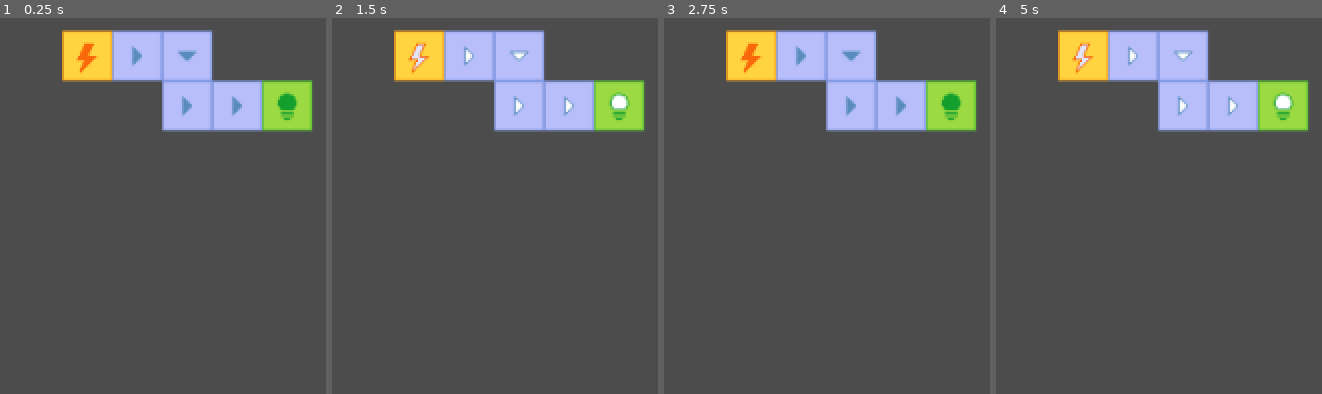
Above: before the commit, frames 1-4 (left to right).
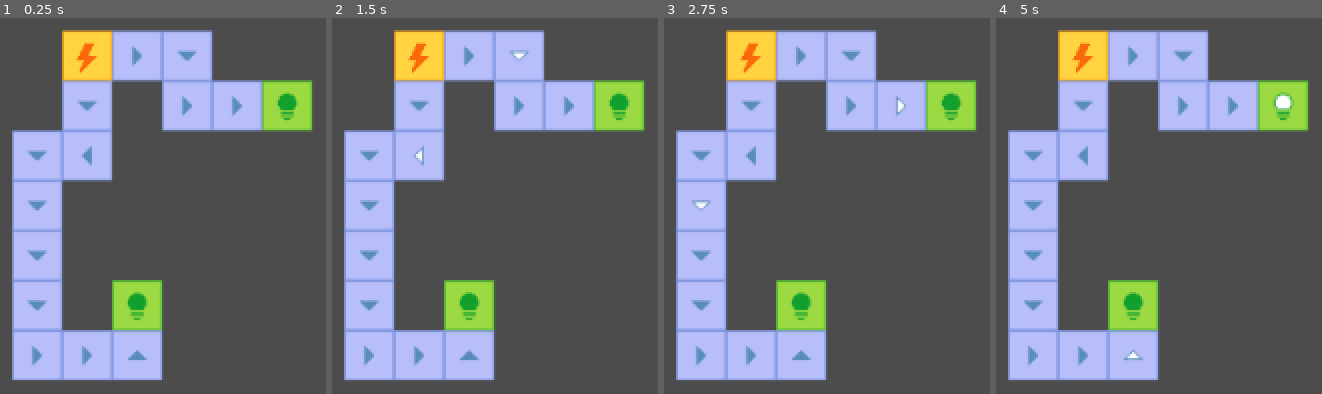
Above: after the commit, the same moments.

Repository: AdamsMcCall/TheCircuit
Game: Godot game, scene res://WorldTest.tscn
Two runs of this game, one before a commit and one after it. Both use one fixed random seed, a clock stepped at 60 frames per second and the inputs below.
Inputs:
- Up to frame 1 (0.25 s): no input
- Up to frame 2 (1.5 s): tap Enter at 0.5 s; tap Space at 1.25 s
- Up to frame 3 (2.75 s): tap Enter at 2 s
- Up to frame 4 (5 s): tap Space at 2.75, 4.25 s; tap Enter at 3.5 s

The runs differ from the first frame. In frame 1, 20% of the frame differs, in the area x 3-50%, y 16-97%; in frame 2, 21%, in the area x 3-91%, y 6-97%; in frame 3, 21%; in frame 4, 21%.

Commit message:
Added current flow system

Diff:
--- a/Circuit.gd
+++ b/Circuit.gd
@@ -11,6 +11,7 @@
 # x = i % width
 # y = i / height
 var map = []
+var current_map = []
 export var width = 16
 export var height = 9
 
@@ -22,6 +23,16 @@
 	_add_block_at(BlockEnum.TYPE.flowRight, 3, 2)
 	_add_block_at(BlockEnum.TYPE.flowRight, 4, 2)
 	_add_block_at(BlockEnum.TYPE.output, 5, 2)
+	_add_block_at(BlockEnum.TYPE.flowDown, 1, 2)
+	_add_block_at(BlockEnum.TYPE.flowLeft, 1, 3)
+	_add_block_at(BlockEnum.TYPE.flowDown, 0, 3)
+	_add_block_at(BlockEnum.TYPE.flowDown, 0, 4)
+	_add_block_at(BlockEnum.TYPE.flowDown, 0, 5)
+	_add_block_at(BlockEnum.TYPE.flowDown, 0, 6)
+	_add_block_at(BlockEnum.TYPE.flowRight, 0, 7)
+	_add_block_at(BlockEnum.TYPE.flowRight, 1, 7)
+	_add_block_at(BlockEnum.TYPE.flowUp, 2, 7)
+	_add_block_at(BlockEnum.TYPE.output, 2, 6)
 
 # Called every frame. 'delta' is the elapsed time since the previous frame.
 #func _process(delta):
@@ -39,3 +50,45 @@
 
 func _on_Timer_timeout():
 	emit_signal("tick")
+	current_map = []
+	for i in map.size():
+		current_map.append(0)
+	for j in current_map.size():
+		if map[j] != null:
+			if map[j].current_flowing:
+				_update_current_flow(j)
+	for k in current_map.size():
+		if map[k] != null:
+			if current_map[k] == 1:
+				map[k].current_flowing = true
+			else:
+				map[k].current_flowing = false
+
+
+func _update_current_flow(pos):
+	var x = pos % width
+	var y = pos / width
+	match map[pos].block_type:
+		BlockEnum.TYPE.generator:
+			if (x > 0):
+				current_map[(x - 1) + y * width] = 1
+			if (x < width - 1):
+				current_map[(x + 1) + y * width] = 1
+			if (y > 0):
+				current_map[x + (y - 1) * width] = 1
+			if (y < height - 1):
+				current_map[x + (y + 1) * width] = 1
+		BlockEnum.TYPE.flowLeft:
+			if (x > 0):
+				current_map[(x - 1) + y * width] = 1
+		BlockEnum.TYPE.flowUp:
+			if (y > 0):
+				current_map[x + (y - 1) * width] = 1
+		BlockEnum.TYPE.flowRight:
+			if (x < width - 1):
+				current_map[(x + 1) + y * width] = 1
+		BlockEnum.TYPE.flowDown:
+			if (y < height - 1):
+				current_map[x + (y + 1) * width] = 1
+		BlockEnum.TYPE.output:
+			current_map[pos] = 1
--- a/entities/Block.gd
+++ b/entities/Block.gd
@@ -13,6 +13,7 @@
 	match block_type:
 		BlockEnum.TYPE.generator:
 			sprite.texture = preload("res://assets/images/block_generator.png")
+			current_flowing = true
 		BlockEnum.TYPE.flowLeft:
 			sprite.texture = preload("res://assets/images/block_flow_left.png")
 		BlockEnum.TYPE.flowUp:
@@ -31,8 +32,6 @@
 
 func _on_tick():
 	if current_flowing:
-		current_flowing = false
+		animplayer.play("on")
+	else:
 		animplayer.play("off")
-	else:
-		current_flowing = true
-		animplayer.play("on")
--- a/entities/Circuit.tscn
+++ b/entities/Circuit.tscn
@@ -6,6 +6,7 @@
 script = ExtResource( 3 )
 
 [node name="Timer" type="Timer" parent="."]
+wait_time = 0.5
 autostart = true
 
 [connection signal="timeout" from="Timer" to="." method="_on_Timer_timeout"]
